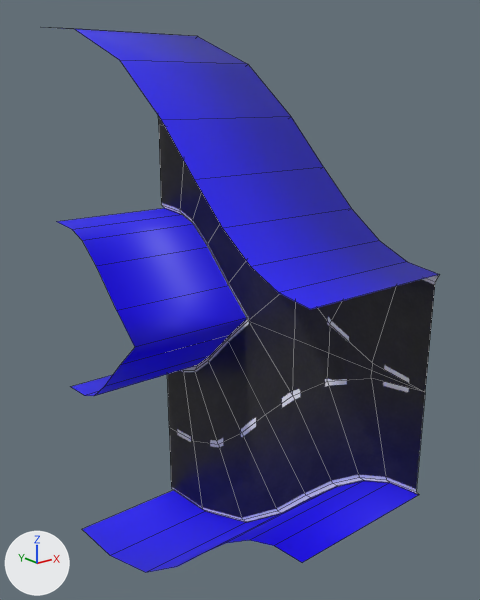
A saved change to the FBX model Assets/Prefabs/RoadPieces/Base/RoadSplitter.fbx.
Both versions are drawn from a 50 mm lens placed at (-44.0, -29.8, 23.7), pointed at (-4.5, 19.5, 4.0). Arrows for +X, +Y and +Z are at lower left; the lights stay in place. Mesh edges are drawn as thin lines. Where no turn or scale is listed for an object, it has been applied to the vertices.

Script lines for the objects in view, before the commit:
```python
me_mesh = bpy.data.meshes.new('Mesh')
me_mesh.from_pydata(...)  # 107 vertices, 86 faces; spans x -14.2..0.0, y 0.0..40.0, z -30.0..30.0
# faces by material slot: [60, 26]
me_mesh.materials.append(mat_road)  # picture img_road_png
me_mesh.materials.append(mat_roadbarrier)  # blue #1a00f6
# before: 41 (0.0, 32.4, -29.4) at pixel (205, 511), 42 (0.0, 23.9, -26.3) at pixel (246, 522), 45 (0.0, 13.1, -17.2) at pixel (311, 498), 46 (0.0, 9.5, -14.0) at pixel (337, 486), 47 (0.0, 6.2, -11.7) at pixel (364, 480)
# before: 48 (0.0, 3.2, -10.4) at pixel (390, 482), 49 (0.0, 0.0, -10.0) at pixel (419, 494), 60 (0.0, 40.0, -30.0) at pixel (174, 489), 67 (0.0, 17.5, -21.5) at pixel (282, 513), 93 (-14.2, 3.2, -10.4) at pixel (274, 545)
# before: 94 (-14.2, 0.0, -10.0) at pixel (302, 562), 95 (-14.2, 6.2, -11.7) at pixel (249, 540), 96 (-14.2, 9.5, -14.0) at pixel (225, 543), 97 (-14.2, 13.1, -17.2) at pixel (202, 553), 100 (-14.2, 17.5, -21.5) at pixel (176, 566)
# before: 102 (-14.2, 23.9, -26.3) at pixel (145, 572), 104 (-14.2, 32.4, -29.4) at pixel (110, 555), 106 (-14.2, 40.0, -30.0) at pixel (81, 529)
ob_sbendright2 = bpy.data.objects.new('sbendRight2', me_mesh)
ob_sbendright2.location = (0.0, 0.0, 0.0)
```
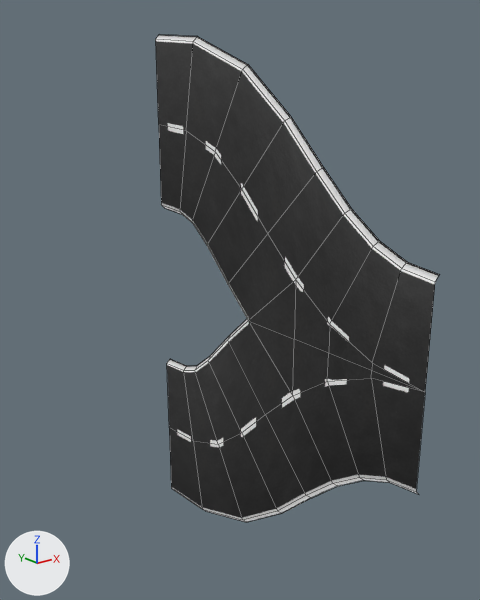
Boxes (x1, y1, x2, y2) around the edits, measured in the pictures (480 x 600 px):
'sbendRight2', reshaped (28% narrower, 10% shorter)
    before: (44, 27, 440, 572)
    after: (156, 34, 440, 522)
part 1 of me_mesh, deleted (blue)
    before: (44, 27, 439, 396)
part 2 of me_mesh, deleted (blue)
    before: (82, 481, 419, 572)

The change, as a diff of the scene's bpy script:
```diff
--- a/Assets/Prefabs/RoadPieces/Base/RoadSplitter.fbx.py
+++ b/Assets/Prefabs/RoadPieces/Base/RoadSplitter.fbx.py
@@ me_mesh @@
 # used by ob_sbendright2; location = (0.0, 0.0, 0.0)
 # verts and faces of me_mesh; kept vertices keep their numbers, new ones are numbered from 107
-me_mesh.from_pydata(...)  # 107 vertices, 86 faces; spans x -14.2..0.0, y 0.0..40.0, z -30.0..30.0
+me_mesh.from_pydata(...)  # 78 vertices, 60 faces; spans x -0.5..0.0, y 0.0..40.0, z -30.0..30.0
+# me_mesh part 1
+# 20 vertices are removed from x -14.2, y 0.0..40.0, z -10.0..30.0
+# 18 faces are deleted
+# me_mesh part 2
+delete_vertices([*range(93, 98), 100, 102, 104, 106])  # with the faces that use them
 me_mesh.materials.append(mat_road)
-me_mesh.materials.append(mat_roadbarrier)  # blue #1a00f6
```
